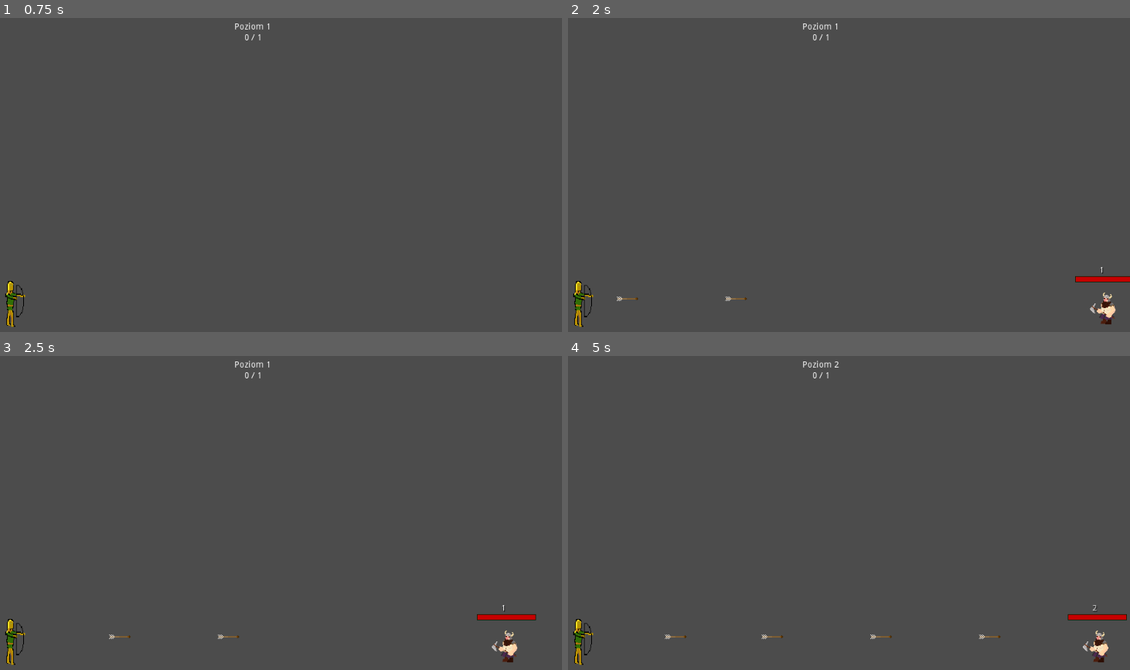
Above: before the commit, frames 1-4 (two rows, left to right).
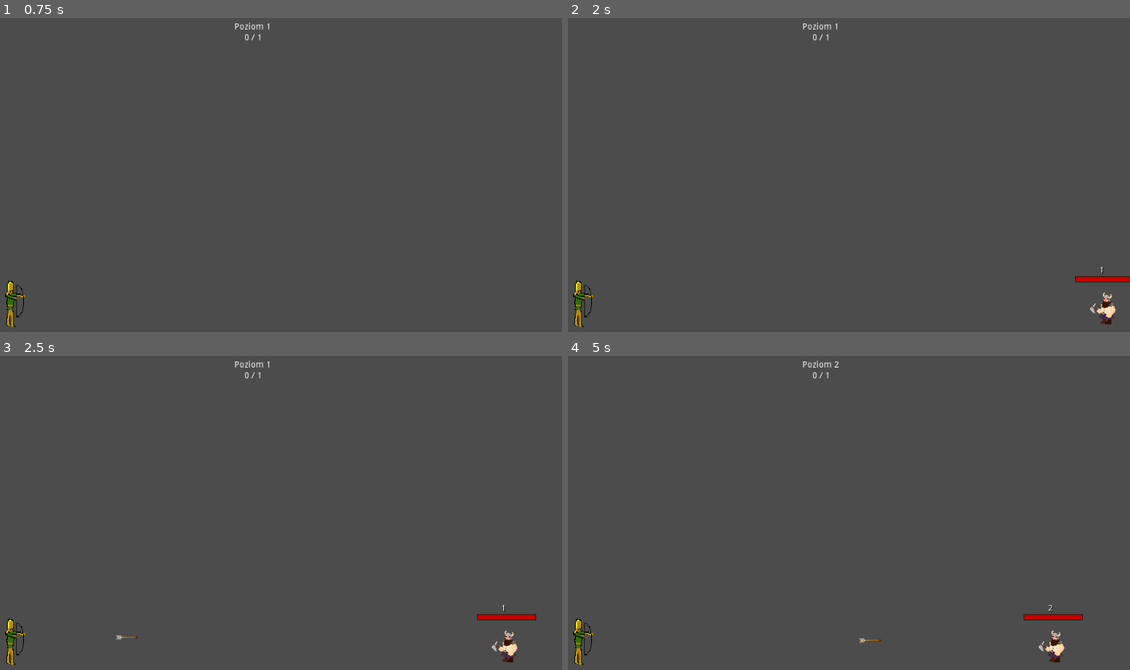
Above: after the commit, the same moments.

Repository: Flying-Octopus-Team/Asterielle
Game: Godot game, scene res://Scenes/World.tscn
Same seed, same stepped clock (60 frames per second), same inputs: the game is played once before the commit and once after it.
Inputs (mouse positions are in pixels of both pictures, inside the frame that each line leads up to):
- Up to frame 1 (0.75 s): tap Enter at 0.5 s; move the mouse to (387, 162) at 0.52 s; click (387, 162) at 0.6 s
- Up to frame 2 (2 s): move the mouse to (697, 196) at 1.27 s; click (697, 196) at 1.35 s
- Up to frame 3 (2.5 s): move the mouse to (314, 437) at 2.02 s; click (314, 437) at 2.1 s
- Up to frame 4 (5 s): move the mouse to (787, 591) at 2.77 s; click (787, 591) at 2.85 s; move the mouse to (1006, 572) at 3.52 s; click (1006, 572) at 3.6 s; move the mouse to (635, 462) at 4.27 s; click (635, 462) at 4.35 s

Frame 1 is identical in both runs. In frame 2, less than 0.1% of the frame differs, in the area x 8-32%, y 88-91%; in frame 3, less than 0.1%; in frame 4, 0.9%, in the area x 17-100%, y 79-98%.

Commit message:
Add gravity to arrow - test version

Diff:
--- a/Scenes/Arrow.tscn
+++ b/Scenes/Arrow.tscn
@@ -11,6 +11,7 @@
 collision_mask = 2
 script = ExtResource( 1 )
 force = 1.0
+gravity = 40.0
 
 [node name="Sprite2" type="Sprite" parent="."]
 position = Vector2( 1, 1 )
--- a/Scenes/Elf.tscn
+++ b/Scenes/Elf.tscn
@@ -8,7 +8,7 @@
 
 [node name="Elf" type="Node2D"]
 script = ExtResource( 1 )
-arrow_speed = 200.0
+min_arrow_speed = 100.0
 next_arrow_wait_time = 1.0
 
 [node name="Sprite" type="Sprite" parent="."]
@@ -27,3 +27,9 @@
 
 [node name="FirePoint" type="Node2D" parent="."]
 position = Vector2( 32, -46 )
+
+[node name="DwarfRayCast" type="RayCast2D" parent="."]
+position = Vector2( 0, -38 )
+enabled = true
+cast_to = Vector2( 800, 0 )
+collision_mask = 2
--- a/Scripts/Arrow.gd
+++ b/Scripts/Arrow.gd
@@ -2,6 +2,8 @@
 
 var velocity
 export(float) var force
+export(float) var gravity
 
 func _physics_process(delta):
+	velocity.y += gravity * delta
 	var collision = move_and_collide(velocity * delta)
--- a/Scripts/Elf.gd
+++ b/Scripts/Elf.gd
@@ -1,6 +1,6 @@
 extends Node2D
 
-export(float) var arrow_speed;
+export(float) var min_arrow_speed;
 export(float) var next_arrow_wait_time
 
 var fire_point : Node2D
@@ -14,20 +14,30 @@
 func _process(delta):
 	next_arrow_timer -= delta
 
-	if next_arrow_timer <= 0:
-		shot_arrow()
+	if next_arrow_timer > 0:
+		return
+
+	var dwarf = $DwarfRayCast.get_collider()
+
+	if not dwarf:
+		return
+
+	var diff_x = dwarf.position.x - position.x
+	var force = max(diff_x, min_arrow_speed)
+
+	shot_arrow(force)
 
 func _input(event):
 	if Input.is_action_just_pressed("faster_shot"):
 		next_arrow_timer -= 0.1
 
-func shot_arrow():
+func shot_arrow(force):
 	restart_arrow_timer()
 
 	var arrow = Arrow.instance()
 	get_parent().add_child(arrow);
 	arrow.global_position = fire_point.global_position
-	arrow.velocity = Vector2(arrow_speed, 0)
+	arrow.velocity = Vector2(force, 0)
 
 func restart_arrow_timer():
 	next_arrow_timer = next_arrow_wait_time
